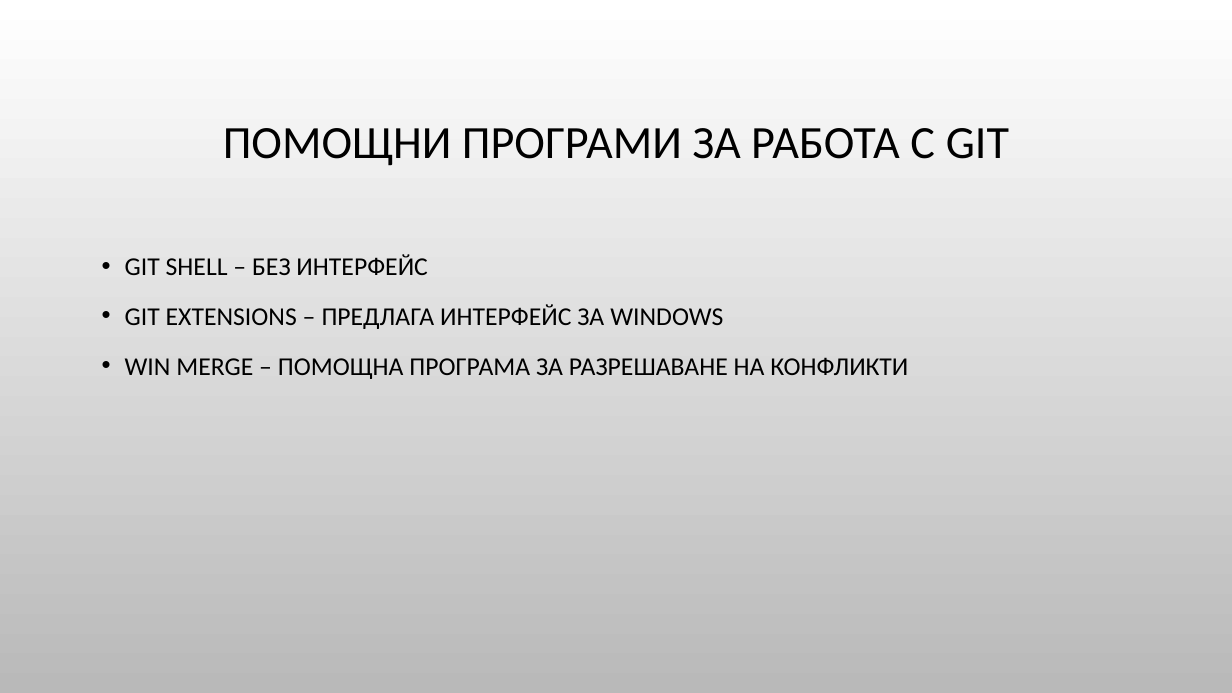
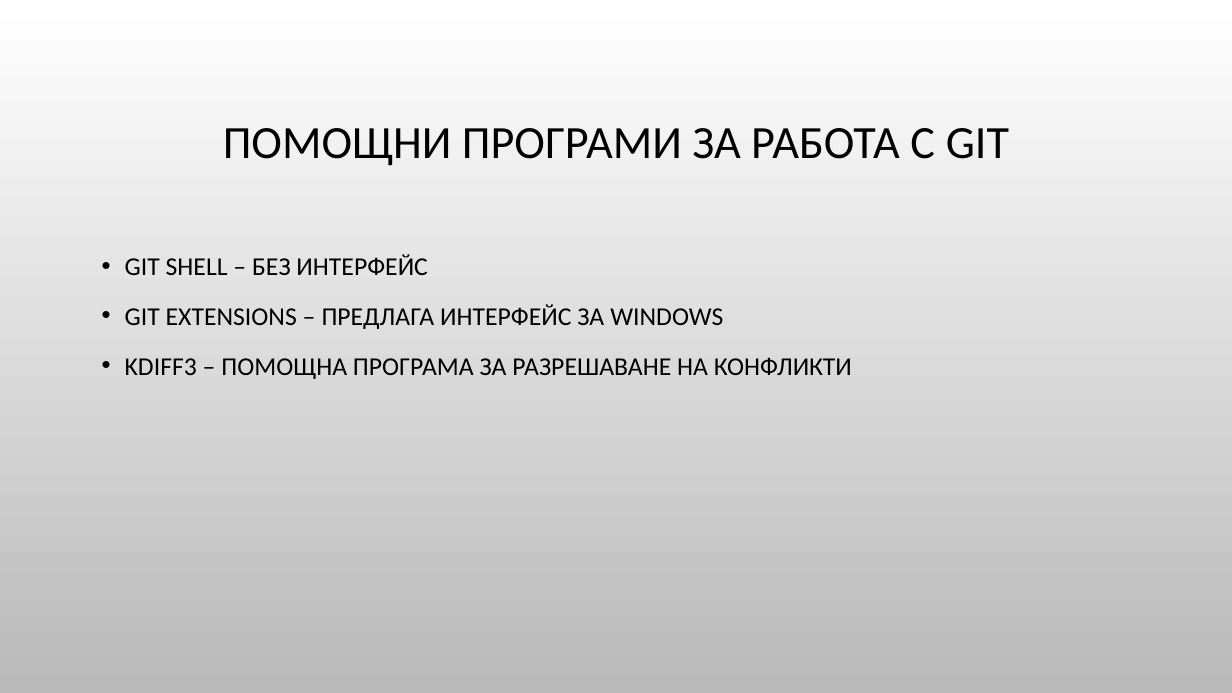
Before and after one commit to Bilyukov/php-mysql-course, a slide deck: slide 6 of 01.version-control-systems.pptx. Drawn at 1232x693 pixels with LibreOffice and Linux fonts; fonts in the diff are those of the drawing; background and template pictures are left out. Boxes give left, top, right and bottom in pixels: in the first picture for what was removed or moved away, otherwise in the second. Text is boxed around its words. In the diff, an @@ line names an element or a change of style, - is before the commit and + after.

Commit message:
Modified version control presentation

```diff
--- a/01.version-control-systems.pptx
+++ b/01.version-control-systems.pptx
@@ text at (x1=125, y1=357, x2=852, y2=379): text changed @@
-• WIN MERGE – ПОМОЩНА ПРОГРАМА ЗА РАЗРЕШАВАНЕ НА КОНФЛИКТИ
+• KDIFF3 – ПОМОЩНА ПРОГРАМА ЗА РАЗРЕШАВАНЕ НА КОНФЛИКТИ
```
